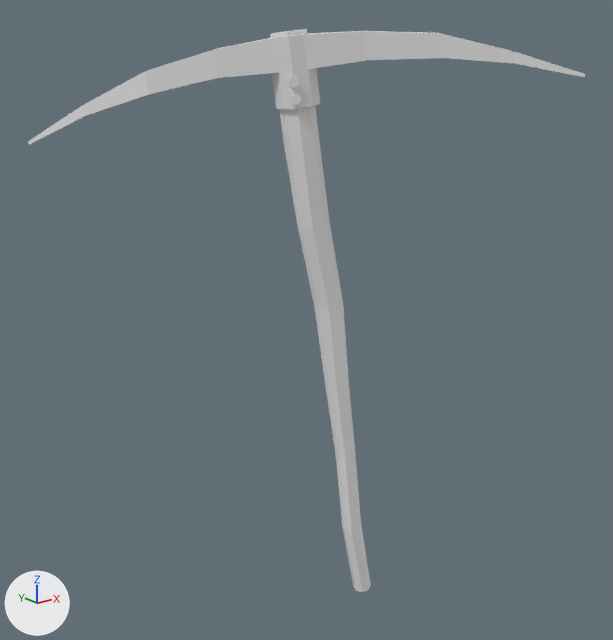
What one commit did to the FBX model 0_Final Exports/Items/Pickaxe/Pickaxe.fbx.
One viewpoint serves both versions: a 50 mm lens placed at (-1.139, -1.265, 0.883), pointed at (-0.083, 0.054, 0.355). The axes (+X, +Y, +Z) are drawn at lower left. The lights are the same throughout.

Objects in the first picture: 'Pickaxe_LP_Rev'.
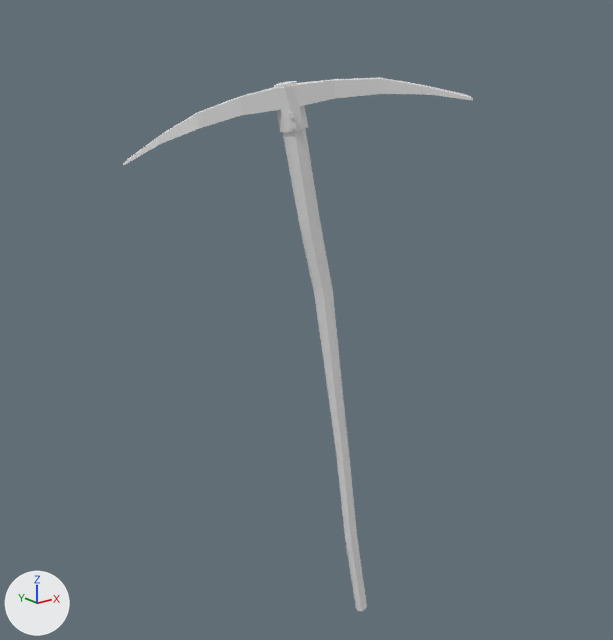
Edits to the scene script, one JSON object a line:
```json
{"block": "me_cylinder_004", "where": "# used by ob_pickaxe_lp_rev; location = (0.0, 0.0, 0.0)"}
{"op": "remove", "block": "me_cylinder_004", "code": "me_cylinder_004.from_pydata(...)  # 205 vertices, 201 faces; spans x -0.524..0.31, y -0.328..0.415, z -0.311..0.927"}
{"op": "add", "block": "me_cylinder_004", "code": "me_cylinder_004.from_pydata(...)  # 205 vertices, 201 faces; spans x -0.387..0.155, y -0.185..0.278, z -0.367..0.841"}
{"block": "me_cylinder_004", "change": "me_cylinder_004 part 1: the loose piece of 104 vertices spanning x -0.524..0.31, y -0.328..0.415, z 0.718..0.924 is multiplied about its middle by the matrix ((0.643, -0.017, -0.038), (0.018, 0.644, 0.017), (0.037, -0.018, 0.643)), then moved by (-0.01, 0.004, -0.055)"}
{"block": "me_cylinder_004", "change": "me_cylinder_004 part 2: the loose piece of 18 vertices spanning x -0.153..-0.085, y 0.007..0.081, z 0.823..0.847 is scaled about its middle by (0.621, 0.66, 0.663), then moved by (-0.006, 0.004, -0.06)"}
{"block": "me_cylinder_004", "change": "me_cylinder_004 part 3: 65 of 205 vertices moved; they spanned x -0.16..0.057, y -0.024..0.082, z -0.311..0.927 and now span x -0.155..0.047, y -0.019..0.074, z -0.367..0.835; mean shift (-0.006, 0.002, -0.02); largest move (-0.104, 0.029, 0.927) -> (-0.119, 0.04, 0.835)"}
```

Pixel boxes [x1, y1, x2, y2] of what changed, in the pictures (613 x 640 px; the box of a moved part takes in the faces that stretch with it):
```json
{"object": "Pickaxe_LP_Rev", "change": "reshaped", "before": [28, 29, 585, 592], "after": [123, 78, 473, 611], "on screen": "37% narrower"}
{"part": 1, "of": "me_cylinder_004", "change": "moved or reshaped", "before": [28, 31, 585, 145], "after": [123, 78, 473, 165]}
{"part": 2, "of": "me_cylinder_004", "change": "moved or reshaped", "before": [289, 77, 299, 88], "after": [288, 112, 294, 119]}
{"part": 3, "of": "me_cylinder_004", "change": "moved or reshaped", "before": [270, 29, 371, 592], "after": [274, 81, 367, 611]}
```
